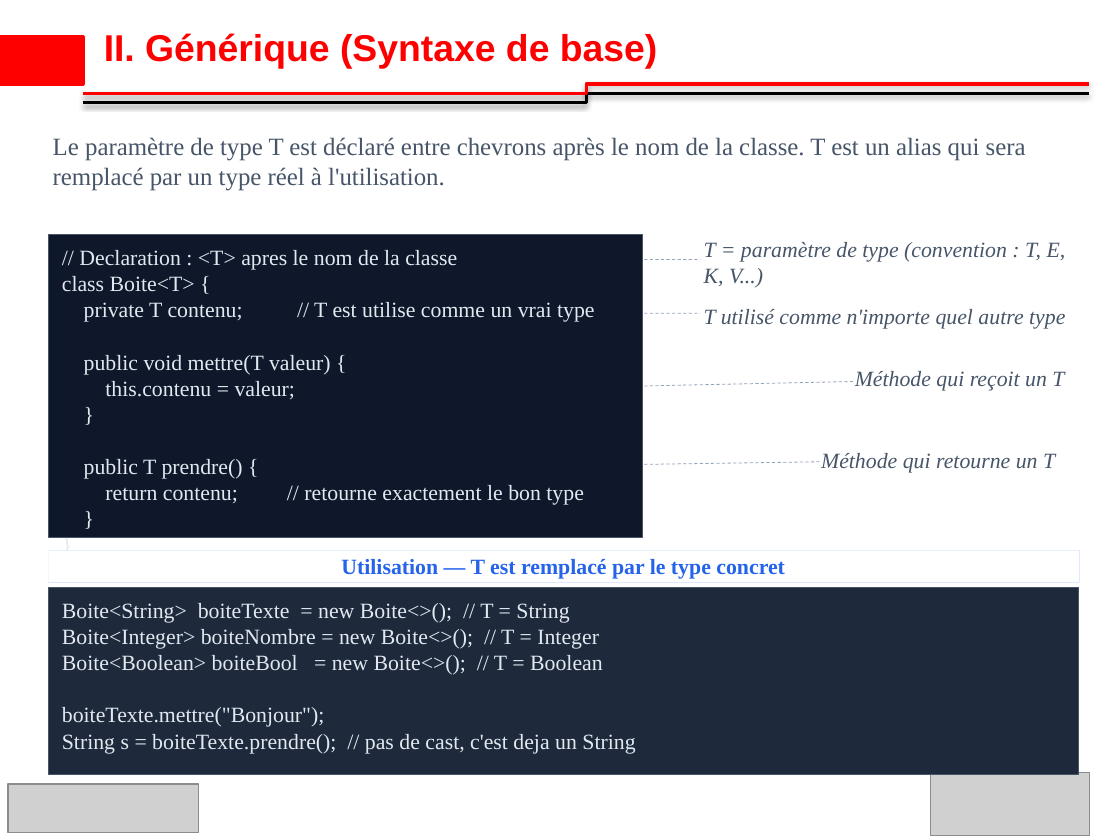
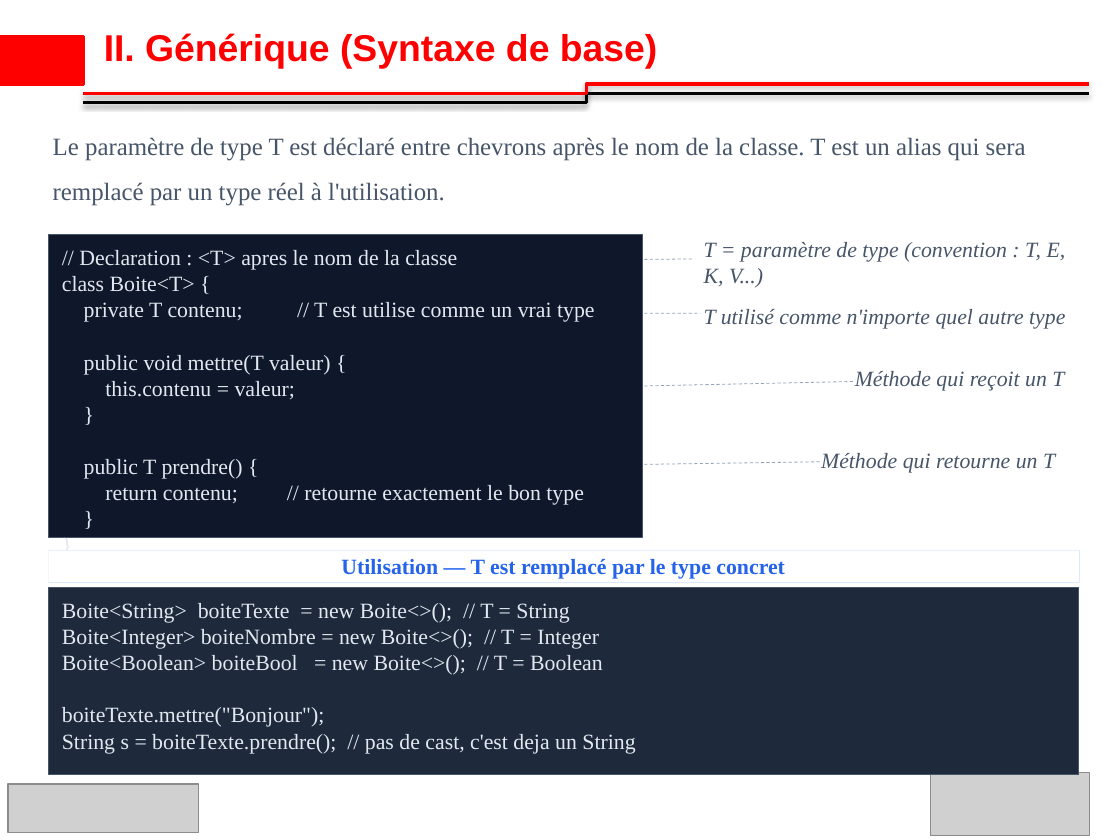
Before and after one commit to ibrahimsava/Osis-training-in-java, a slide deck: slide 6 of osis_presentation_Ibrahim_SAVADOGO_S3.pptx. Drawn at 1120x840 pixels with LibreOffice and Linux fonts; fonts in the diff are those of the drawing; grey boxes stand for pictures; background and template pictures are left out. Boxes give left, top, right and bottom in pixels: in the first picture for what was removed or moved away, otherwise in the second. Text is boxed around its words. In the diff, an @@ line names an element or a change of style, - is before the commit and + after.

```diff
--- a/osis_presentation_Ibrahim_SAVADOGO_S3.pptx
+++ b/osis_presentation_Ibrahim_SAVADOGO_S3.pptx
@@ text "Le paramètre de type T ..." at [53, 137, 1026, 206]: line spacing 1 to 1.5 @@
@@ line moved from (644, 260) - (700, 260) to (644, 260) - (692, 259) @@
```
Also in this commit, not shown: 10 other slides changed, 1 slide removed.
